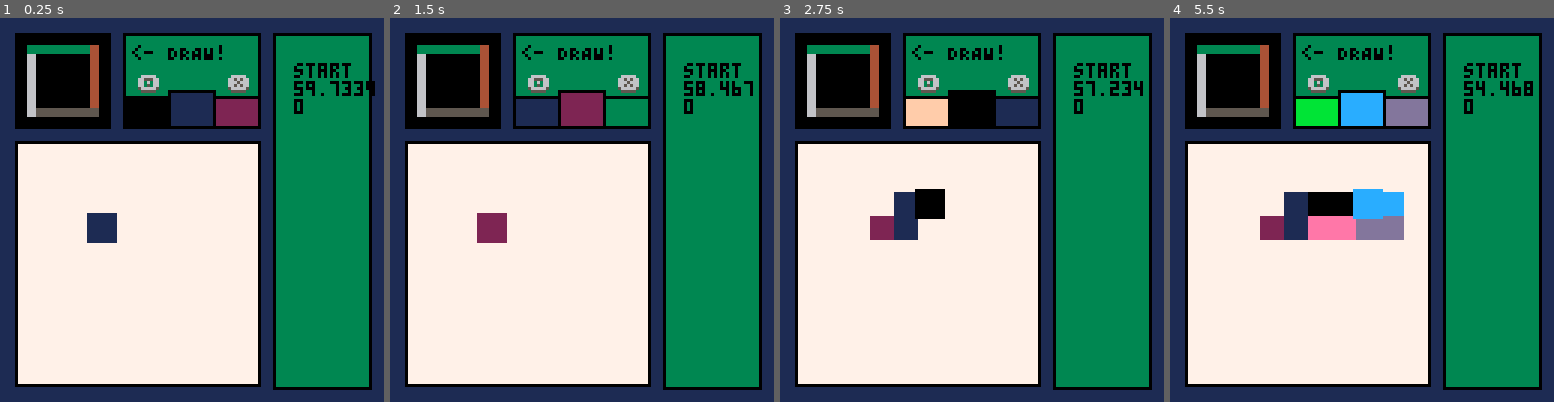
Above: before the commit, frames 1-4 (left to right).
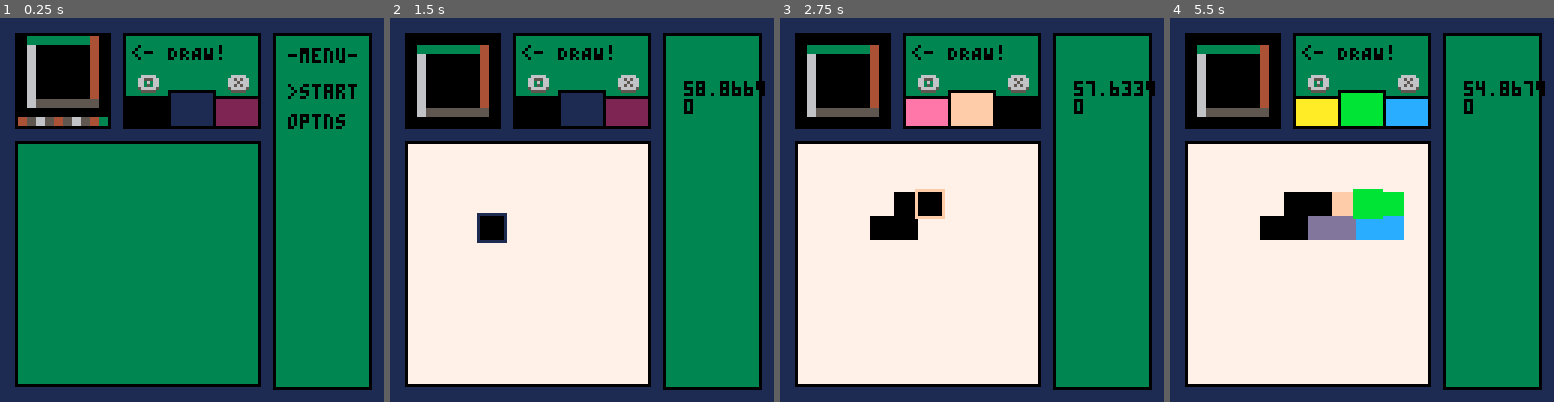
Above: after the commit, the same moments.

Repository: appellatebaton0/siege-6
Game: PICO-8 cartridge siege6.p8
Two runs of this game, one before a commit and one after it. Both use one fixed random seed, a clock stepped at 60 frames per second and the inputs below.
Inputs:
- Up to frame 1 (0.25 s): no input
- Up to frame 2 (1.5 s): tap X (X key) at 0.33, 1.07 s; tap O (Z key) at 0.7 s
- Up to frame 3 (2.75 s): hold Right 1.6-2.1 s; tap O (Z key) at 1.7, 2.1, 2.5 s; tap X (X key) at 1.85 s; hold Up 2.15-2.42 s; hold Right from 2.47 s (still down)
- Up to frame 4 (5.5 s): tap O (Z key) every 0.4 s from 2.9 to 5.3 s; tap X (X key) at 2.97, 4.08, 5.2 s; release Right at 3.03 s; hold Left 3.08-3.58 s; hold Down 3.63-3.97 s; hold Right 4.02-4.68 s; hold Up 4.73-5.03 s; hold Left from 5.08 s (still down)

The runs differ from the first frame. In frame 1, 43% of the frame differs, in the area x 4-98%, y 4-96%; in frame 2, 3.5%; in frame 3, 4.2%; in frame 4, 6.8%.

Commit message:
v0.12 - Starting Menu
- Started work on the starting menu; I already see some problems, so we'll have to deal with those, but still, progress!

Diff:
--- a/siege6.lua
+++ b/siege6.lua
@@ -32,13 +32,10 @@
     time_table = {60,55,53,51,50,48,47,46,46,45,44,44,43,43,42,42,42,41,41,40,40,40,40,39,39,39,39,38,38,38,38,37,37,37 …(197 unchanged characters)…
 
     _init=function (this)
-        // Start in the... start menu, duh.
-        //this.in_menu = true
+        this.in_menu = true
 
         this.score = 0
         this.current_level = 1
-
-        this:start_round()
     end,
 
     _update=function(this)
@@ -48,6 +45,8 @@
     end,
 
     start_round=function(this, level)
+        this.in_menu = false
+
         level = level or this.current_level
         this.current_level = level
 
@@ -162,7 +161,7 @@
 
 // The space in which the player draws.
 game_pane = {
-    x=5, y=41, sx=82, sy=82,
+    x=5, y=41, sx=81, sy=81,
 
     reset_canvas=function(this)
         this.canvas = {}
@@ -176,14 +175,7 @@
         end
     end,
 
-    _init=function(this)
-        this:reset_canvas()
-    end,
-
-    _draw=function(this)
-        rect(this.x, this.y, this.x + this.sx - 1, this.y + this.sy - 1, 0)
-
-        canvas = this.canvas
+    draw_canvas=function(this)
         for i=1,grid.grid_size do
             for j=1,grid.grid_size do
                 rectfill(
@@ -191,9 +183,19 @@
                     (this.y + 1) + ((j-1) * 8),
                     (this.x + 1) + ((i) * 8) - 1,
                     (this.y + 1) + ((j) * 8) - 1,
-                     canvas[i][j])
-            end
-        end
+                    this.canvas[i][j])
+            end
+        end
+    end,
+
+    _init=function(this)
+        this:reset_canvas()
+    end,
+
+    _draw=function(this)
+        rectline(this.x, this.y, this.sx, this.sy, 3, 0)
+
+        if not state.in_menu then this:draw_canvas() end
     end
 }
 
@@ -256,11 +258,68 @@
 option_pane = {
     x=91, y=5, sx=32, sy=118,
 
+    menu_data = {
+        options = {"start", "optns"},
+        index = 1,
+    },
+
+    menu=function(this)
+
+        // Controlling the menu index
+        index = this.menu_data.index
+        options = this.menu_data.options
+        if btnp(2) or btnp(0) then index -= 1 end
+        if btnp(3) or btnp(1) then index += 1 end
+
+        // Clamp to the menu.
+        if index > #options then index = 1
+        elseif index < 1 then index = #options end
+
+        this.menu_data.index = index
+
+
+
+        // Selecting a menu item
+        if btnp(5) then
+            if options[index] == "start" then
+                state:start_round()
+            end
+        end
+
+    end,
+
+    scoreboard=function ()
+
+    end,
+
+    draw_menu=function (this)
+        print("-menu-", this.x + 5, this.y + 5, 0)
+        for i=1,#this.menu_data.options do
+            if i == this.menu_data.index then
+                message = ">"..tostr(this.menu_data.options[i])
+            else
+                message = this.menu_data.options[i]
+            end
+
+            print(message, this.x + 5, this.y + 7 +  (10 * i), 0)
+        end
+    end,
+
+    draw_scoreboard=function (this)
+        print(state.draw_time, this.x + 7, this.y + 16, 0)
+        print(state.score, this.x + 7, this.y + 22, 0)
+    end,
+
+    _update=function(this)
+        if state.in_menu then this:menu() else this:scoreboard() end
+    end,
+
     _draw=function(this)
         rectline(this.x, this.y, this.sx, this.sy, 3, 0)
-        print("start", this.x + 7, this.y + 10, 0)
-        print(state.draw_time, this.x + 7, this.y + 16, 0)
-        print(state.score, this.x + 7, this.y + 22, 0)
+
+        if state.in_menu then this:draw_menu() else this:draw_scoreboard() end
+
+
     end
 }
 
@@ -312,12 +371,16 @@
     end,
 
     _update=function(this)
-        this:control()
-        this:cycle_color()
-        this:write()
+        if not state.in_menu then
+            this:control()
+            this:cycle_color()
+            this:write()
+        end
     end,
 
     _draw=function (this)
+        if state.in_menu then return end
+
         // Draw the cursor to its target position.
         left = (game_pane.x + 1) + ((this.x-1) * 8) - 1
         top = (game_pane.y + 1) + ((this.y-1) * 8) - 1
@@ -341,6 +404,7 @@
 function _update()
     cursor:_update()
     state:_update()
+    option_pane:_update()
 end
 
 function _draw()
